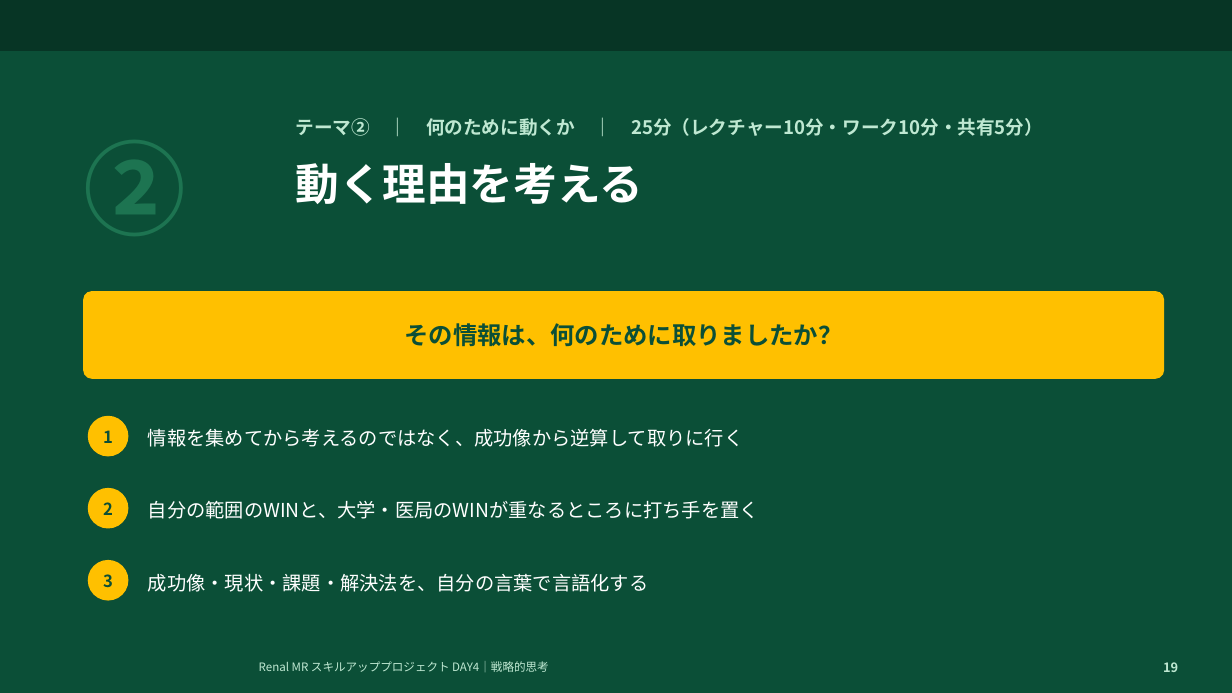
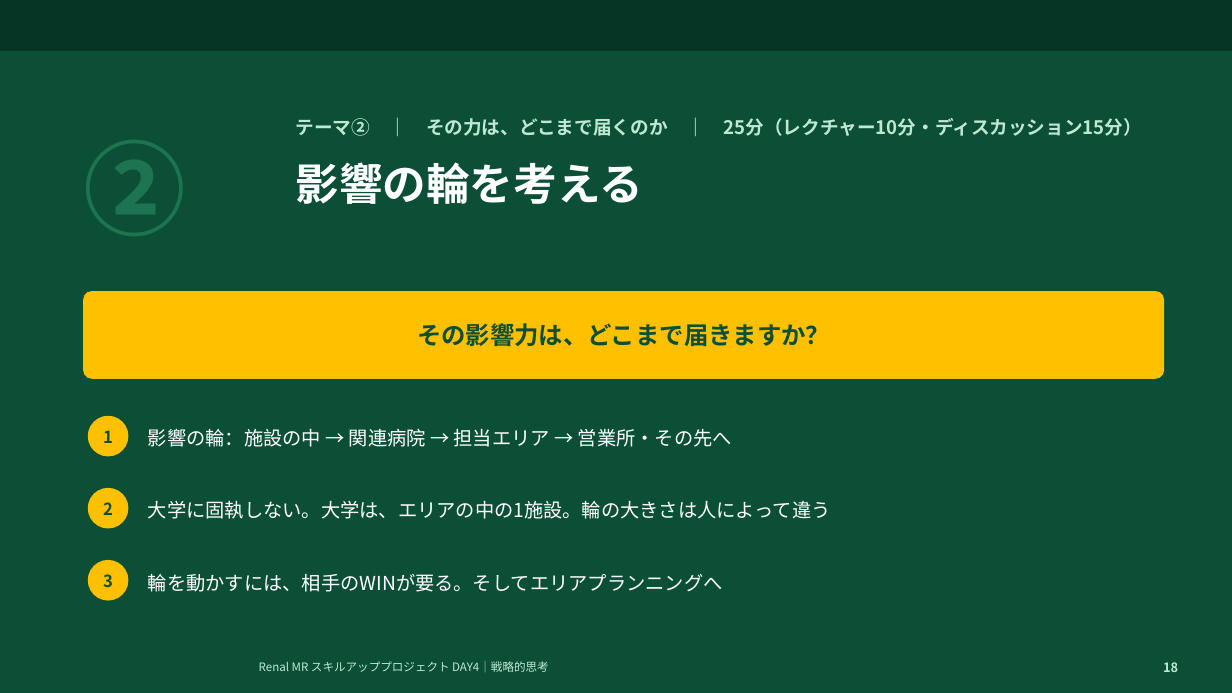
Before and after one commit to TAKUYA-1187/Claude, a slide deck: slide 18 of novartis_training/DAY4_ちょっと分かるだけで世界が変わる.pptx (slide 19 before the commit). Drawn at 1232x693 pixels with LibreOffice and Linux fonts; fonts in the diff are those of the drawing; background and template pictures are left out. Boxes give left, top, right and bottom in pixels: in the first picture for what was removed or moved away, otherwise in the second. Text is boxed around its words. In the diff, an @@ line names an element or a change of style, - is before the commit and + after.

```diff
--- a/novartis_training/DAY4_ちょっと分かるだけで世界が変わる.pptx
+++ b/novartis_training/DAY4_ちょっと分かるだけで世界が変わる.pptx
@@ text at (296,118,1142,136): text changed @@
-テーマ② ｜ 何のために動くか ｜ 25分（レクチャー10分・ワーク10分・共有5分）
+テーマ② ｜ その力は、どこまで届くのか ｜ 25分（レクチャー10分・ディスカッション15分）
@@ text at (296,162,643,204): text changed @@
-動く理由を考える
+影響の輪を考える
@@ text in rounded rectangle at (417,323,830,347): text changed @@
-その情報は、何のために取りましたか？
+その影響力は、どこまで届きますか？
@@ text at (148,428,732,447): text changed @@
-情報を集めてから考えるのではなく、成功像から逆算して取りに行く
+影響の輪：施設の中 → 関連病院 → 担当エリア → 営業所・その先へ
@@ text at (148,500,831,519): text changed @@
-自分の範囲のWINと、大学・医局のWINが重なるところに打ち手を置く
+大学に固執しない。大学は、エリアの中の1施設。輪の大きさは人によって違う
@@ text at (148,574,723,592): text changed @@
-成功像・現状・課題・解決法を、自分の言葉で言語化する
+輪を動かすには、相手のWINが要る。そしてエリアプランニングへ
```
Also in this commit, not shown: 23 other slides changed, 2 slides added, 6 slides removed, 2 other files.
